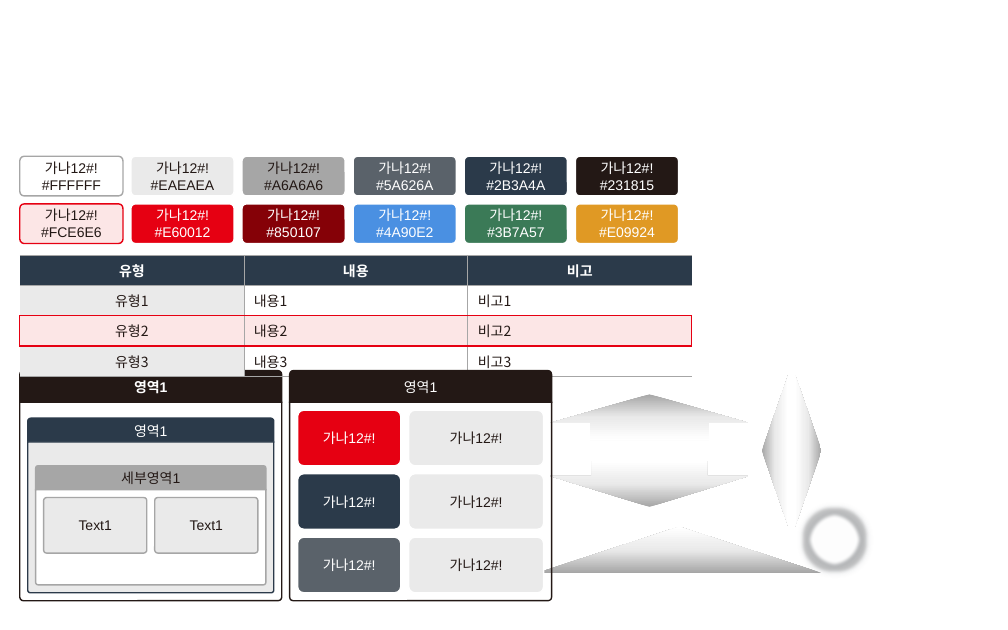
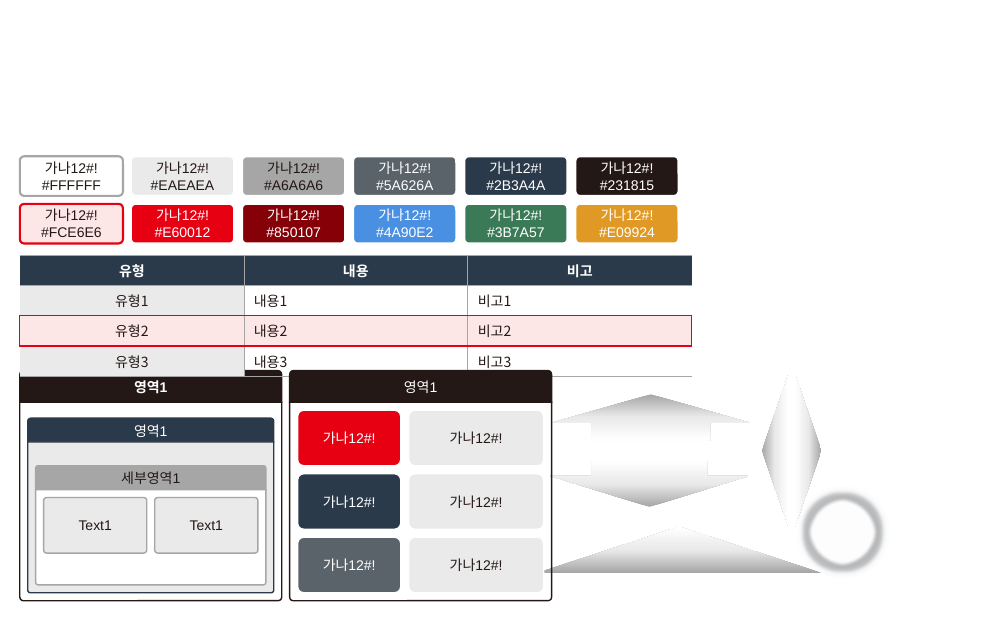
Before and after one commit to kblee0/office, a slide deck: slide 1 of powerpoint/stylex/StyleX.pptm. Drawn at 1008x630 pixels with LibreOffice and Linux fonts; fonts in the diff are those of the drawing. Boxes give left, top, right and bottom in pixels: in the first picture for what was removed or moved away, otherwise in the second. Text is boxed around its words. In the diff, an @@ line names an element or a change of style, - is before the commit and + after.

```diff
--- a/powerpoint/stylex/StyleX.pptm
+++ b/powerpoint/stylex/StyleX.pptm
@@ rounded rectangle "가나12#!" at (20,156,123,196): outline #A6A6A6 1 pt to #A6A6A6 1.5 pt @@
@@ rounded rectangle "가나12#!" at (20,204,123,243): outline #E60012 1 pt to #E60012 1.5 pt @@
@@ ellipse: place and size @@
-ellipse at (808,513,861,565)
+ellipse at (808,498,877,566)
```
Also in this commit, not shown: 27 other files.
